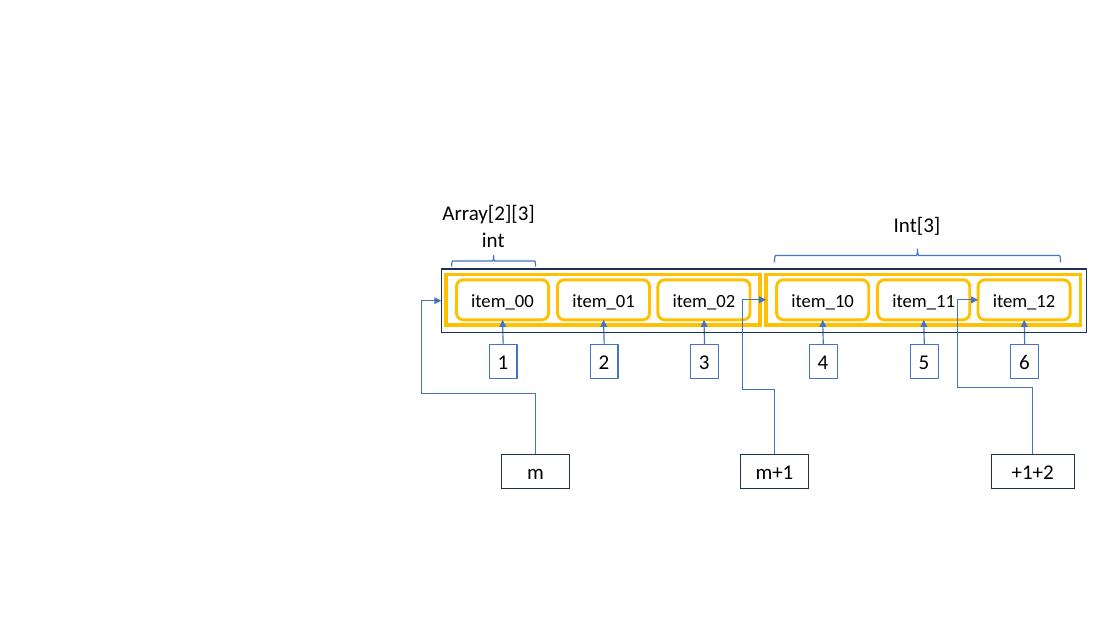
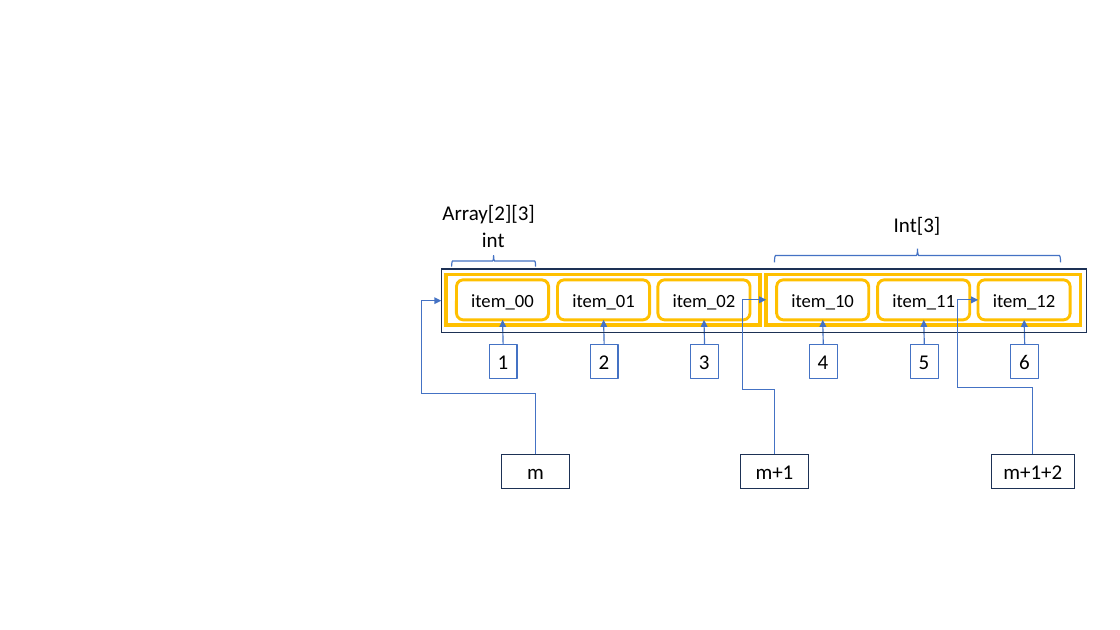
Before and after one commit to 0X5A0X480X52/hfut_rm_vision_training_materials, a slide deck: slide 8 of 第六次培训_含插图.pptx. Drawn at 1120x630 pixels with LibreOffice and Linux fonts; fonts in the diff are those of the drawing; background and template pictures are left out. Boxes give left, top, right and bottom in pixels: in the first picture for what was removed or moved away, otherwise in the second. Text is boxed around its words. In the diff, an @@ line names an element or a change of style, - is before the commit and + after.

```diff
--- a/第六次培训_含插图.pptx
+++ b/第六次培训_含插图.pptx
@@ text in rectangle at (1003, 465, 1062, 479): text changed @@
-+1+2
+m+1+2
```
